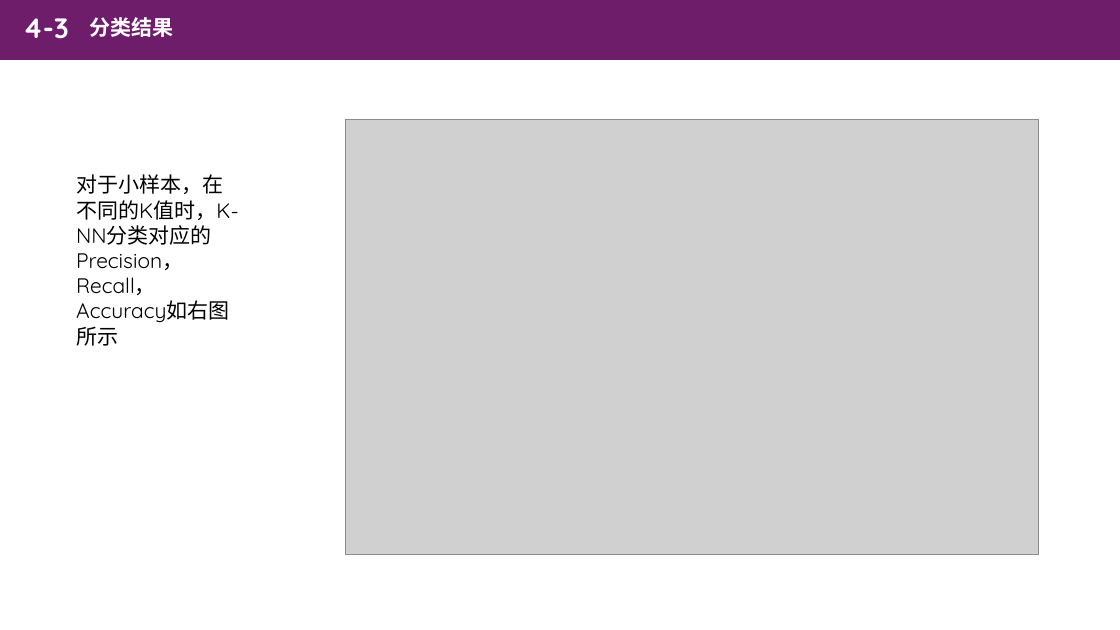
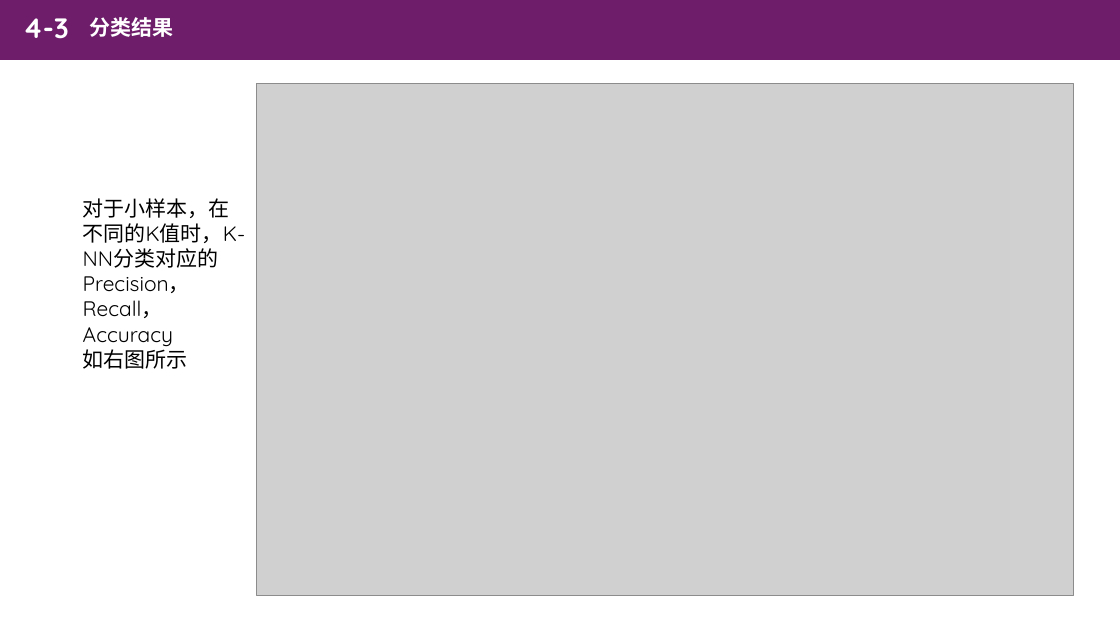
Before and after one commit to cuiods/DataRepository, a slide deck: slide 12 of Homework2/数据仓库报告.pptx (slide 11 before the commit). Drawn at 1120x630 pixels with LibreOffice and Linux fonts; fonts in the diff are those of the drawing; grey boxes stand for pictures. Boxes give left, top, right and bottom in pixels: in the first picture for what was removed or moved away, otherwise in the second. Text is boxed around its words. In the diff, an @@ line names an element or a change of style, - is before the commit and + after.

Commit message:
Update ppt

```diff
--- a/Homework2/数据仓库报告.pptx
+++ b/Homework2/数据仓库报告.pptx
@@ picture: place and size @@
-picture at box(345, 120, 1038, 555)
+picture at box(257, 84, 1074, 597)
@@ text at box(83, 198, 246, 369): text changed @@
-对于小样本，在不同的K值时，K-NN分类对应的Precision，Recall，Accuracy如右图所示
+对于小样本，在不同的K值时，K-NN分类对应的Precision，Recall，Accuracy
+如右图所示
```
Also in this commit, not shown: 6 other slides changed, 2 slides added, 1 other file.
